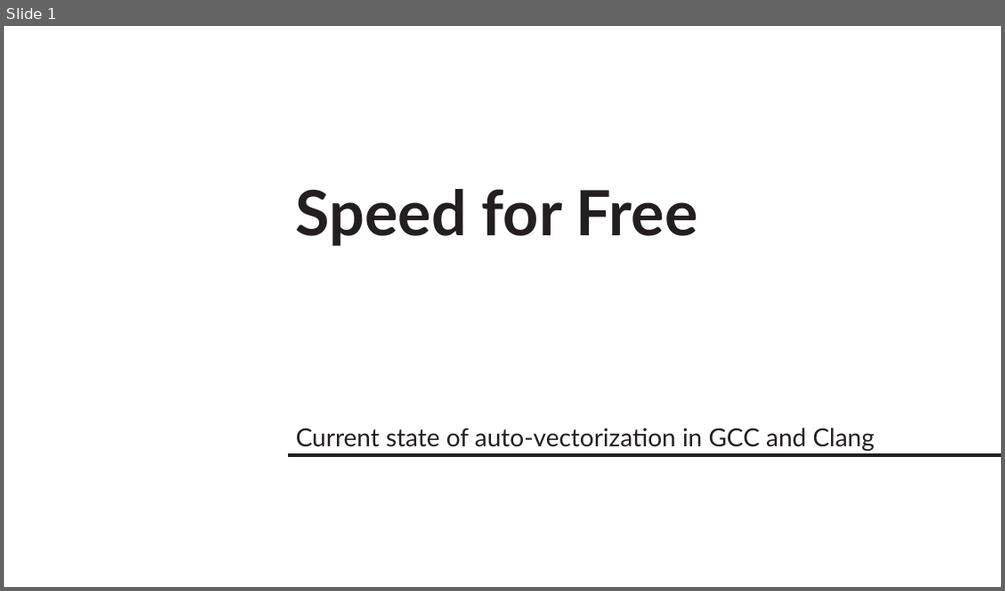
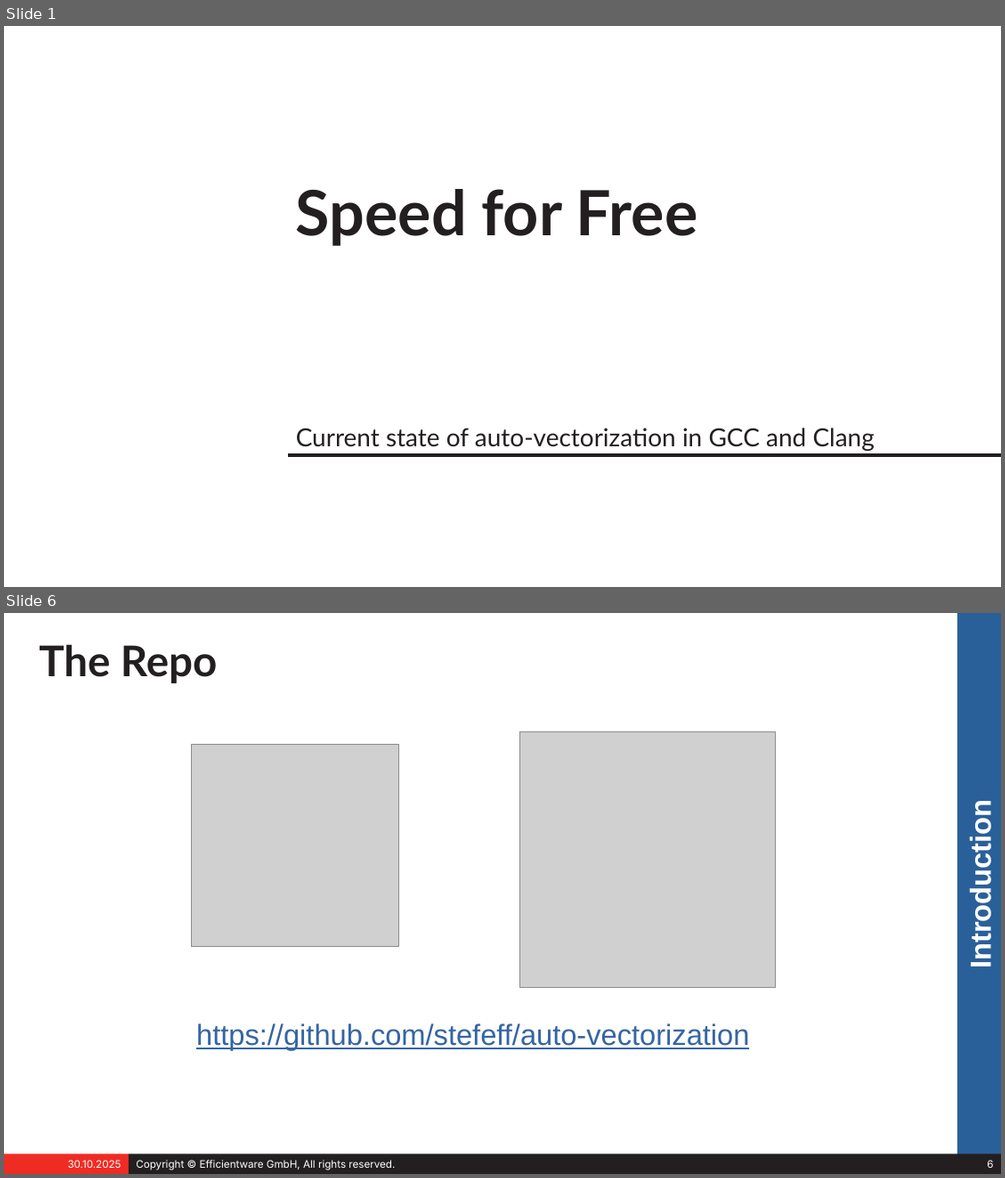
Before and after one commit to stefeff/auto-vectorization, a slide deck: presentation/speed_for_free.odp. Shown one above the other, each under a label of ours: slide 1 before the commit, slides 1 and 6 after it; the slides between them are not shown. The pictures are 1005x591 and 1005x1178 pixels, drawn with LibreOffice and Linux fonts; fonts in the diff are those of the drawing; grey boxes stand for pictures; background and template pictures are left out. Boxes give left, top, right and bottom in pixels: in the first picture for what was removed or moved away, otherwise in the second. Text is boxed around its words. In the diff, an @@ line names an element or a change of style, - is before the commit and + after.

```diff
--- a/presentation/speed_for_free.odp
+++ b/presentation/speed_for_free.odp
@@ slide 6 added at [4, 613, 1001, 1174], background #FFFFFF @@
@@ rectangle added at [958, 613, 1001, 1155], fill #2A6099, 28 pt, text #FFFFFF, bold @@
+Introduction
@@ title added at [39, 644, 217, 683], 40.7 pt, text #231F20, bold @@
+The Repo
@@ picture added at [192, 744, 399, 947] @@
@@ picture added at [519, 731, 775, 987] @@
@@ text added at [196, 1023, 749, 1050], 28 pt, text #3465A4, underline @@
+https://github.com/stefeff/auto-vectorization
@@ rectangle added at [4, 1153, 129, 1174], fill #EF2C24, 10 pt, text #FFFFFF @@
+30.10.2025
@@ rectangle added at [129, 1153, 777, 1174], fill #231F20, 10 pt, text #FFFFFF @@
+Copyright © Efficientware GmbH, All rights reserved.
@@ page number added at [777, 1153, 1001, 1174], fill #231F20, 10 pt, text #FFFFFF @@
+6
```
Also in this commit, not shown: 20 slides changed, 1 other file.
